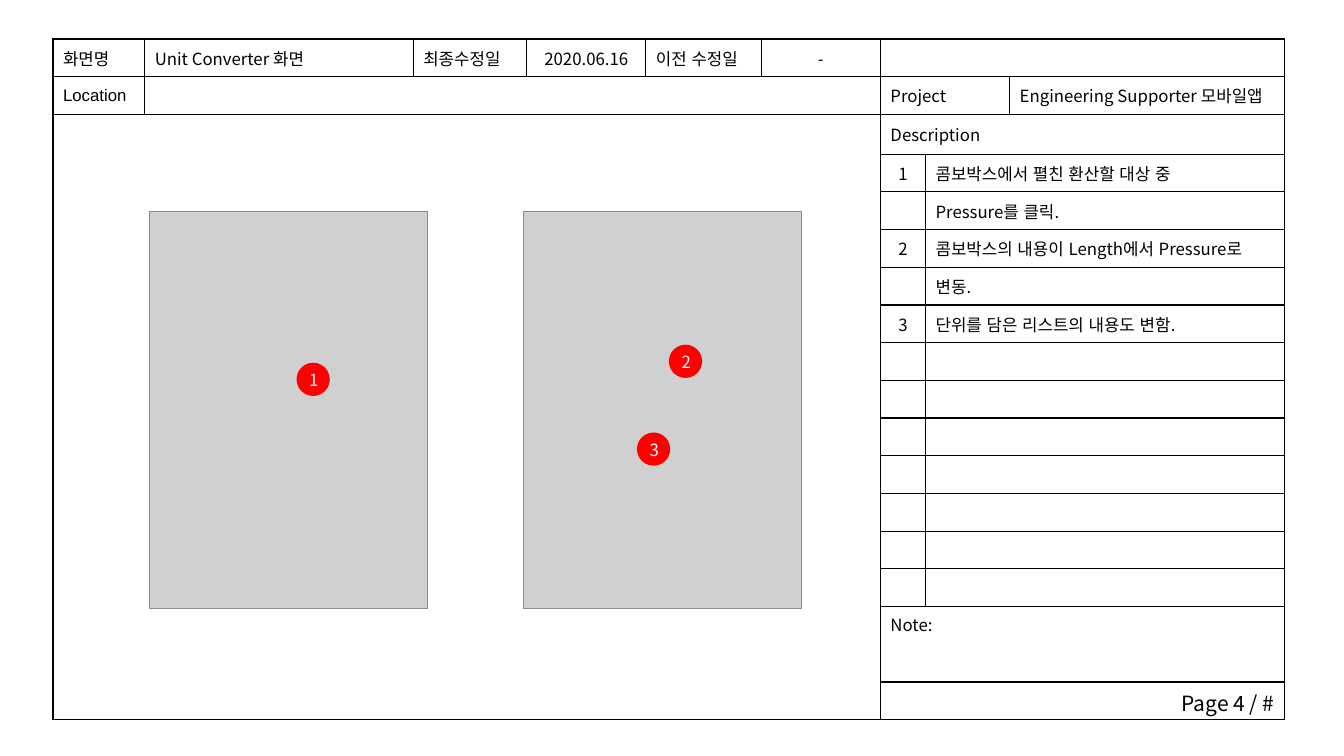
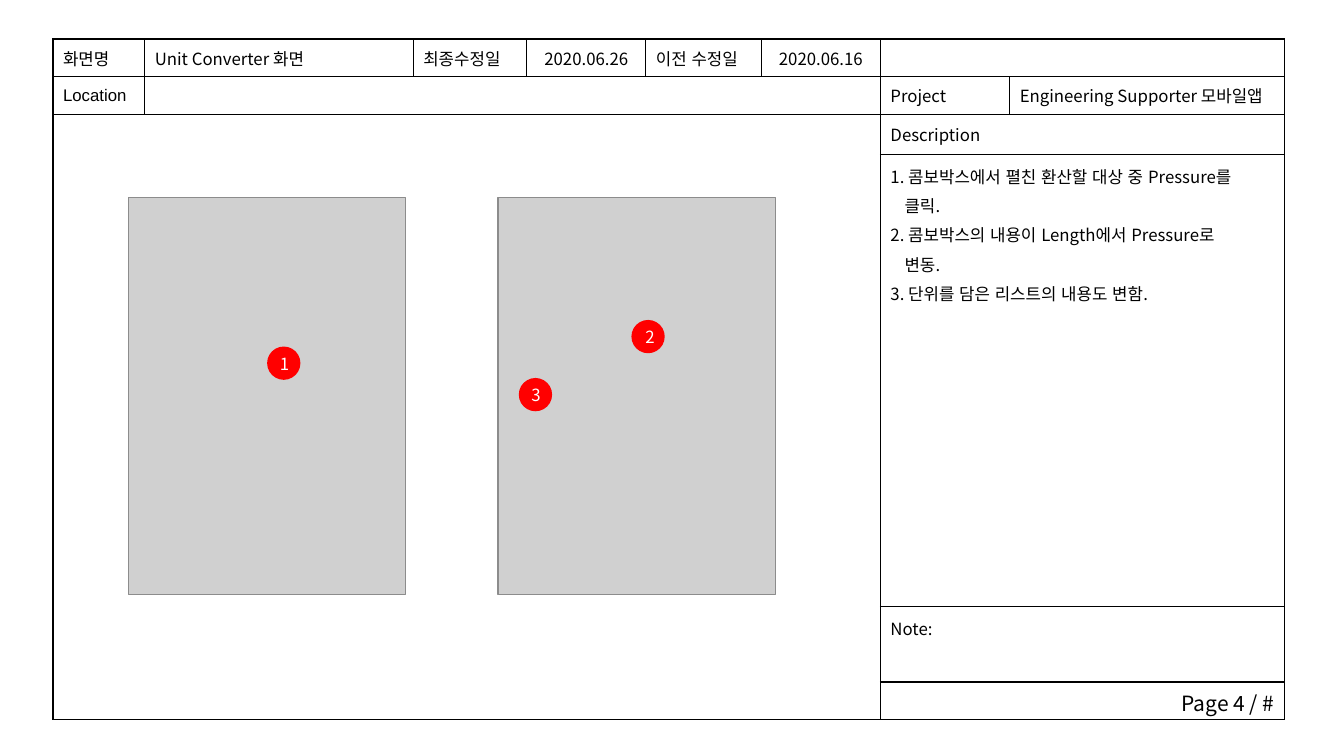
Before and after one commit to woocharle/ict.edu.UI-and-UX, a slide deck: slide 4 of 4.아키텍처설계/스토리보드.pptx. Drawn at 1344x756 pixels with LibreOffice and Linux fonts; fonts in the diff are those of the drawing; grey boxes stand for pictures. Boxes give left, top, right and bottom in pixels: in the first picture for what was removed or moved away, otherwise in the second. Text is boxed around its words. In the diff, an @@ line names an element or a change of style, - is before the commit and + after.

```diff
--- a/4.아키텍처설계/스토리보드.pptx
+++ b/4.아키텍처설계/스토리보드.pptx
@@ table at (53, 39, 1286, 720) @@
-화면명 | Unit Converter 화면 | 최종수정일 | 2020.06.16 | 이전 수정일 | - |  |  | 
-Location |  |  |  |  |  | Project |  | Engineering Supporter 모바일앱
- |  |  |  |  |  | Description |  | 
- |  |  |  |  |  | 1 | 콤보박스에서 펼친 환산할 대상 중 | 
- |  |  |  |  |  |  | Pressure를 클릭. | 
- |  |  |  |  |  | 2 | 콤보박스의 내용이 Length에서 Pressure로 | 
- |  |  |  |  |  |  | 변동. | 
- |  |  |  |  |  | 3 | 단위를 담은 리스트의 내용도 변함. | 
- |  |  |  |  |  |  |  | 
- |  |  |  |  |  |  |  | 
- |  |  |  |  |  |  |  | 
- |  |  |  |  |  |  |  | 
- |  |  |  |  |  |  |  | 
- |  |  |  |  |  |  |  | 
- |  |  |  |  |  |  |  | 
- |  |  |  |  |  | Note: |  | 
- |  |  |  |  |  | Page 4 / # |  | 
+화면명 | Unit Converter 화면 | 최종수정일 | 2020.06.26 | 이전 수정일 | 2020.06.16 |  | 
+Location |  |  |  |  |  | Project | Engineering Supporter 모바일앱
+ |  |  |  |  |  | Description | 
+ |  |  |  |  |  | 1. 콤보박스에서 펼친 환산할 대상 중 Pressure를 / 클릭. / 2. 콤보박스의 내용이 Length에서 Pressure로 / 변동. / 3. 단위를 담은 리스트의 내용도 변함. | 
+ |  |  |  |  |  | Note: | 
+ |  |  |  |  |  | Page 4 / # | 
@@ picture: place and size @@
-picture at (149, 212, 427, 609)
+picture at (128, 198, 406, 595)
@@ picture: place and size @@
-picture at (523, 212, 802, 609)
+picture at (498, 198, 776, 595)
@@ ellipse: place and size @@
-ellipse at (669, 345, 703, 378)
+ellipse at (631, 320, 664, 353)
@@ text "2": place and size @@
-text "2" at (682, 355, 691, 368)
+text "2" at (645, 330, 654, 343)
@@ ellipse: place and size @@
-ellipse at (296, 363, 330, 396)
+ellipse at (267, 347, 300, 380)
@@ text "1": place and size @@
-text "1" at (309, 373, 318, 386)
+text "1" at (280, 357, 289, 370)
@@ ellipse: place and size @@
-ellipse at (637, 433, 670, 466)
+ellipse at (519, 378, 553, 411)
@@ text "3": place and size @@
-text "3" at (650, 443, 659, 457)
+text "3" at (531, 388, 540, 402)
```
Also in this commit, not shown: 12 other slides changed, 4 slides added, 21 other files.
